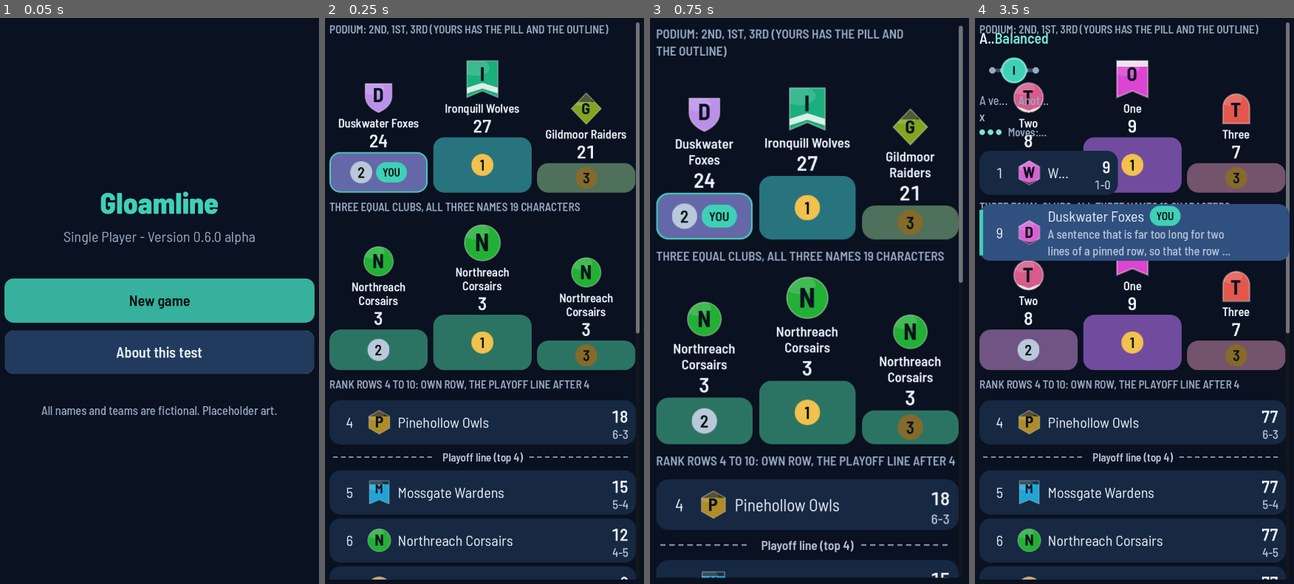
Above: before the commit, frames 1-4 (left to right).
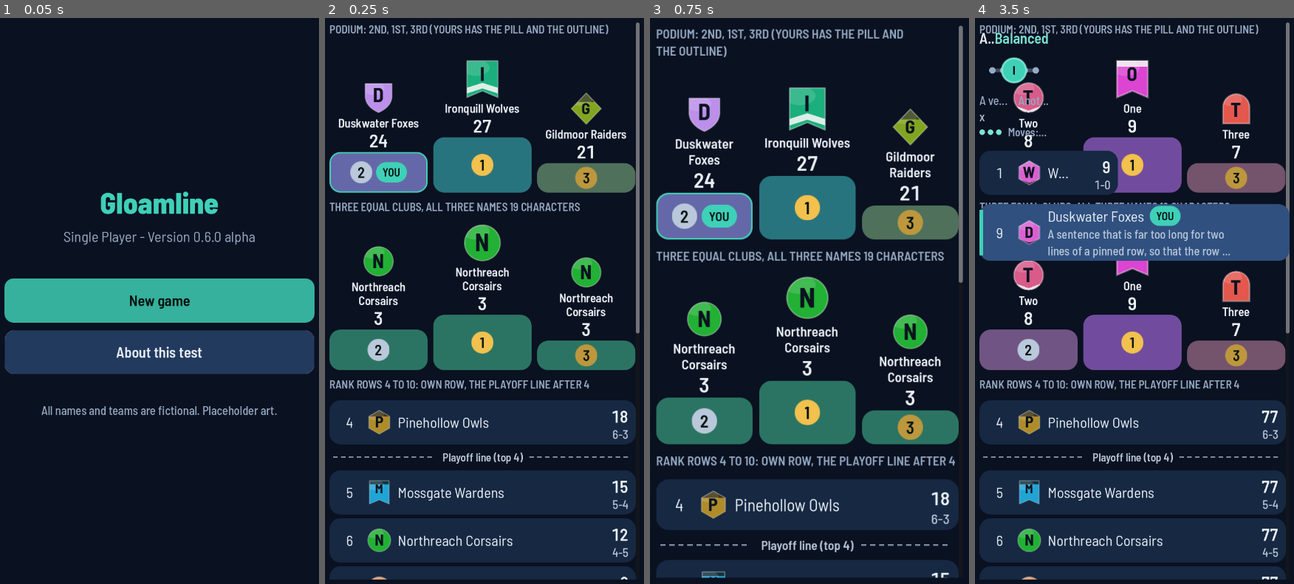
Above: after the commit, the same moments.

Repository: lowfuyi/MOBA-Manager-Dev
Game: Godot game, scene res://tests/check_plan_components.tscn
The game is run twice, just before and just after one commit, with the same random seed, the same clock (stepped at 60 frames per second) and the same inputs. This scene is started directly instead of the project's main scene.
Inputs (mouse positions are in pixels of both pictures, inside the frame that each line leads up to):
- Up to frame 1 (0.05 s): no input
- Up to frame 2 (0.25 s): no input
- Up to frame 3 (0.75 s): click "New game" at 0.5 s
- Up to frame 4 (3.5 s): click "New game" at 1.25 s; click "New game" at 2 s; drag from (1134, 119) to (1166, 165) at 2.77 s

Frame 1 is identical in both runs. In frame 2, 0.4% of the frame differs, in the area x 78-86%, y 26-62%; in frame 3, 0.5%, in the area x 77-86%, y 33-75%; in frame 4, 0.4%.

Commit message:
I-10: PhaseStrip, DetentTrack, Podium, RankRow, PlanKit; check_plan_components 262, check_touch_plan 64 (gameplay-programmer); bronze medal contrast fix
Co-Authored-By: Claude Sonnet 5.5 <noreply@anthropic.com>
Claude-Session: https://claude.ai/code/session_01JASFmGF2NGFT2SSDw2Hj5Z

Diff:
--- a/game/src/ui/components/podium.gd
+++ b/game/src/ui/components/podium.gd
@@ -208,7 +208,8 @@
 			return UI.WARN
 		2:
 			return UI.TEXT2
-	return UI.WARN.darkened(0.45)
+	# bronze: darker than gold but light enough for the dark numeral to read (the 0.45 darkening was too dim)
+	return UI.WARN.darkened(0.22)
 
 
 func _layout() -> void:
Not shown, changed: company/DECISIONS.md
